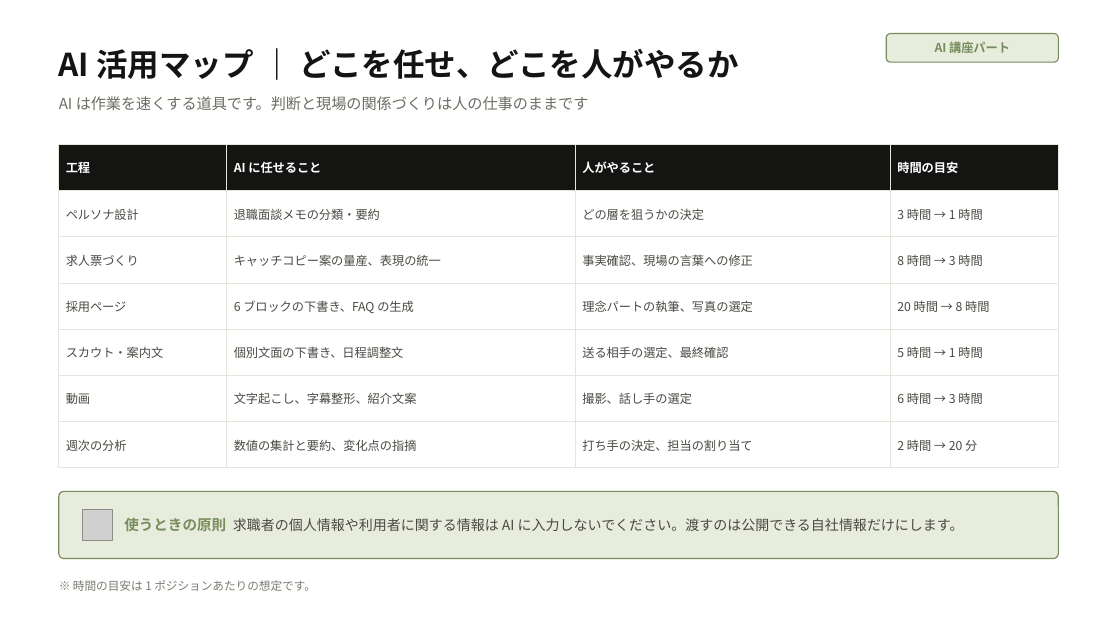
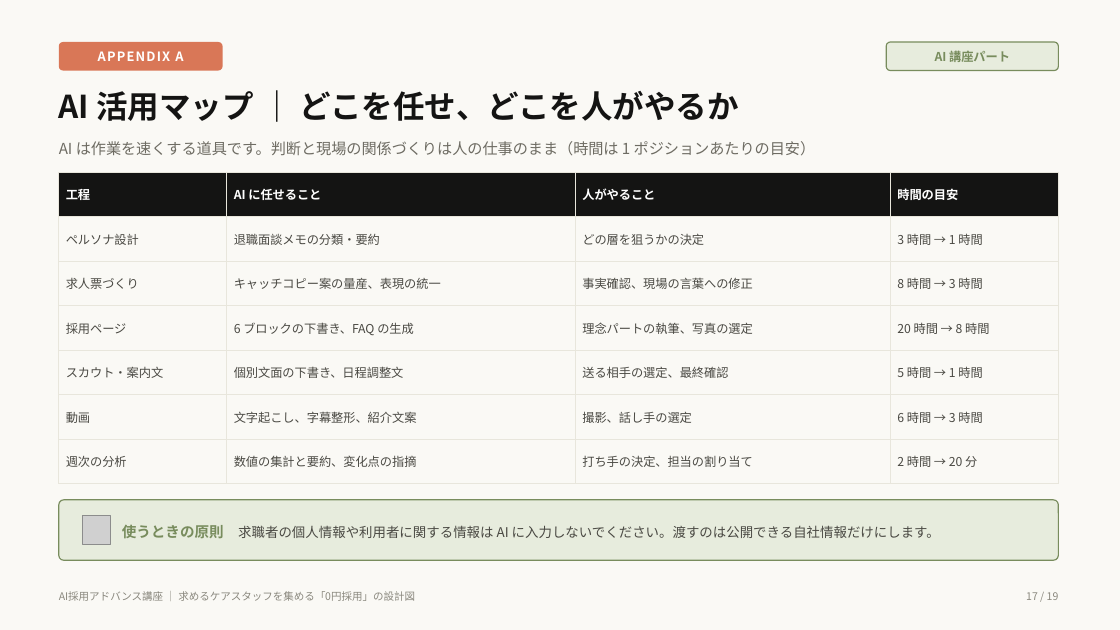
Before and after one commit to gala19690717-bit/-ai-news-mailer, a slide deck: slide 17 of docs/recruitment-webinar/AI採用アドバンス講座_0円採用の設計図.pptx. Drawn at 1120x630 pixels with LibreOffice and Linux fonts; fonts in the diff are those of the drawing; grey boxes stand for pictures. Boxes give left, top, right and bottom in pixels: in the first picture for what was removed or moved away, otherwise in the second. Text is boxed around its words. In the diff, an @@ line names an element or a change of style, - is before the commit and + after.

```diff
--- a/docs/recruitment-webinar/AI採用アドバンス講座_0円採用の設計図.pptx
+++ b/docs/recruitment-webinar/AI採用アドバンス講座_0円採用の設計図.pptx
@@ background #FFFFFF to #FAF9F5 @@
@@ rounded rectangle added at (59, 42, 223, 71), fill #D97757 @@
@@ text added at (98, 51, 183, 61), 11 pt, text #FFFFFF, bold @@
+APPENDIX A
@@ text "AI 講座パート": place and size @@
-text "AI 講座パート" at (935, 41, 1010, 53)
+text "AI 講座パート" at (935, 50, 1010, 62)
@@ rounded rectangle: place and size @@
-rounded rectangle at (886, 34, 1059, 62)
+rounded rectangle at (886, 42, 1059, 71)
@@ text "AI 活用マップ ｜ どこを任せ、どこを人がやるか": place and size @@
-text "AI 活用マップ ｜ どこを任せ、どこを人がやるか" at (59, 49, 739, 79)
+text "AI 活用マップ ｜ どこを任せ、どこを人がやるか" at (59, 91, 739, 121)
@@ text at (59, 141, 815, 155): text changed @@
-AI は作業を速くする道具です。判断と現場の関係づくりは人の仕事のままです
+AI は作業を速くする道具です。判断と現場の関係づくりは人の仕事のまま（時間は 1 ポジションあたりの目安）
@@ table: place and size @@
-table at (59, 145, 1059, 455)
+table at (59, 172, 1059, 471)
@@ rounded rectangle: place and size @@
-rounded rectangle at (59, 492, 1059, 559)
+rounded rectangle at (59, 500, 1059, 560)
@@ rounded rectangle at (59, 500, 1059, 560): proportions changed @@
@@ text "使うときの原則 求職者の個人情報や利用者に関する情報は AI に入力しないでください。渡すのは公開できる自社情報だけにし ...": place and size @@
-text "使うときの原則 求職者の個人情報や利用者に関する情報は AI に入力しないでください。渡すのは公開できる自社情報だけにし ..." at (124, 518, 964, 532)
+text "使うときの原則 求職者の個人情報や利用者に関する情報は AI に入力しないでください。渡すのは公開できる自社情報だけにし ..." at (122, 525, 940, 539)
@@ text "使うときの原則 求職者の個人情報や利用者に関する情報は AI に入力しないでください。渡すのは公開できる自社情報だけにし ..." at (122, 525, 940, 539): size 12 to 11.5 pt in "求職者の個人情報や利用者に関する情報は AI に入力しないでください。渡すのは公開できる自社情報だけにします。"; line spacing 1 to 18pt @@
@@ picture: place and size @@
-picture at (82, 510, 113, 540)
+picture at (82, 516, 111, 544)
@@ text added at (59, 591, 415, 601), 9 pt, text #8A887E @@
+AI採用アドバンス講座 ｜ 求めるケアスタッフを集める「0円採用」の設計図
@@ text removed at (73, 580, 316, 591) @@
-※ 時間の目安は 1 ポジションあたりの想定です。
@@ text added at (1026, 592, 1059, 600), 9 pt, text #8A887E @@
+17 / 19
```
Also in this commit, not shown: 18 other slides changed, 2 other files.
